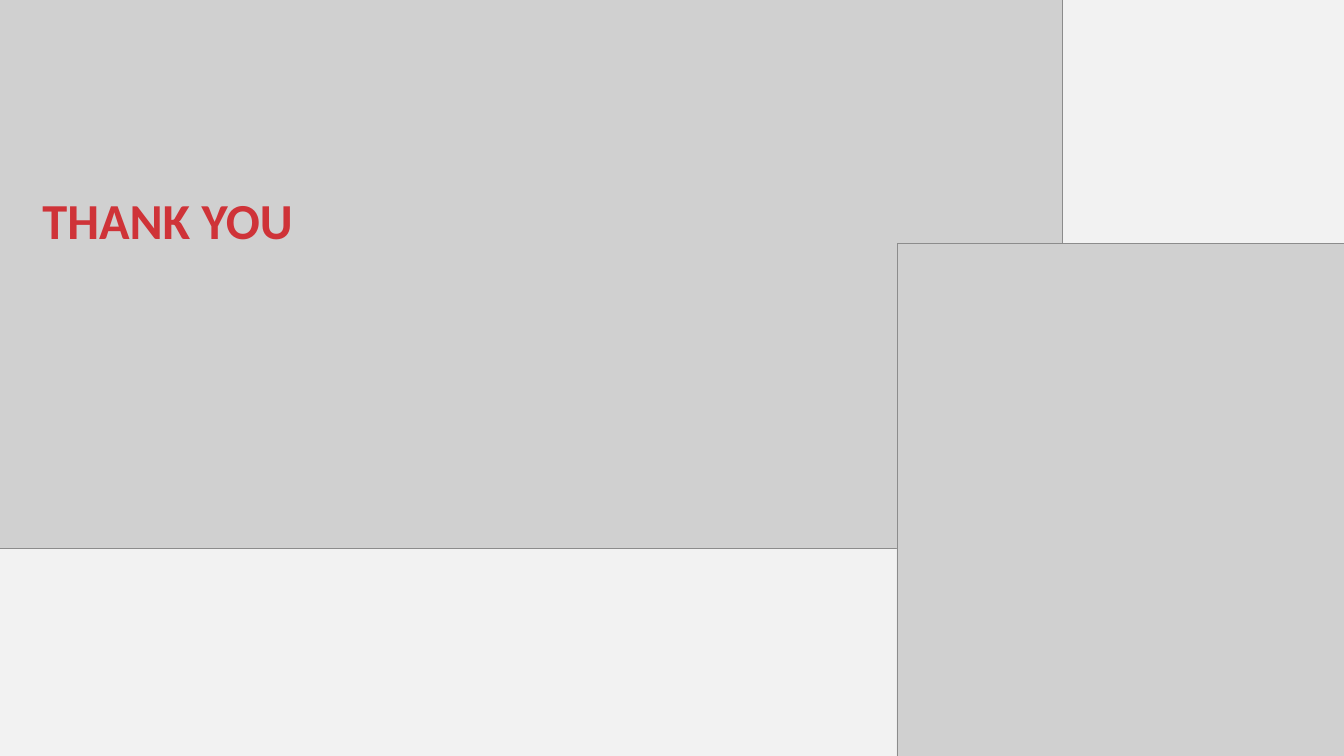
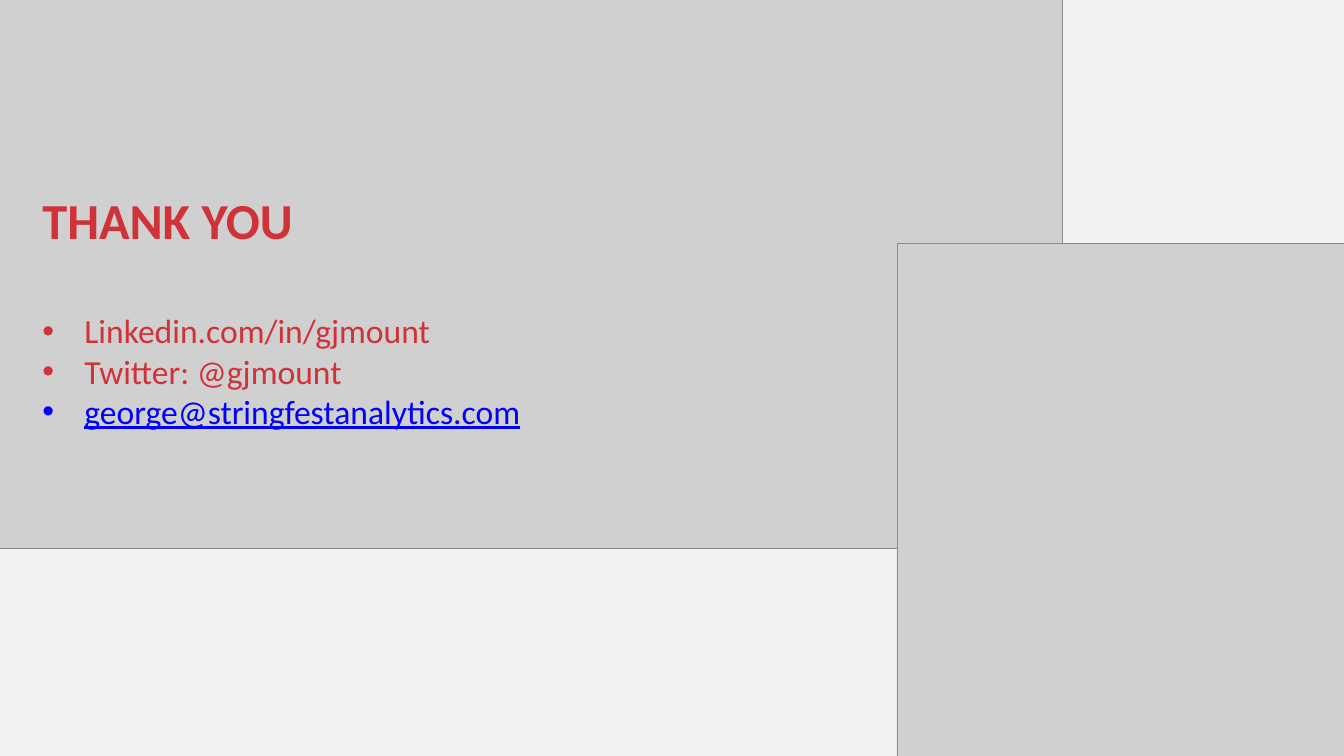
Before and after one commit to stringfestdata/python-powered-excel, a slide deck: slide 23 of python-powered-excel.pptx. Drawn at 1344x756 pixels with LibreOffice and Linux fonts; fonts in the diff are those of the drawing; grey boxes stand for pictures. Boxes give left, top, right and bottom in pixels: in the first picture for what was removed or moved away, otherwise in the second. Text is boxed around its words. In the diff, an @@ line names an element or a change of style, - is before the commit and + after.

```diff
--- a/python-powered-excel.pptx
+++ b/python-powered-excel.pptx
@@ text at (x1=84, y1=319, x2=520, y2=430): paragraphs added @@
+• Linkedin.com/in/gjmount
+• Twitter: @gjmount
+• george@stringfestanalytics.com
```
Also in this commit, not shown: 5 other slides changed, 4 other files.
